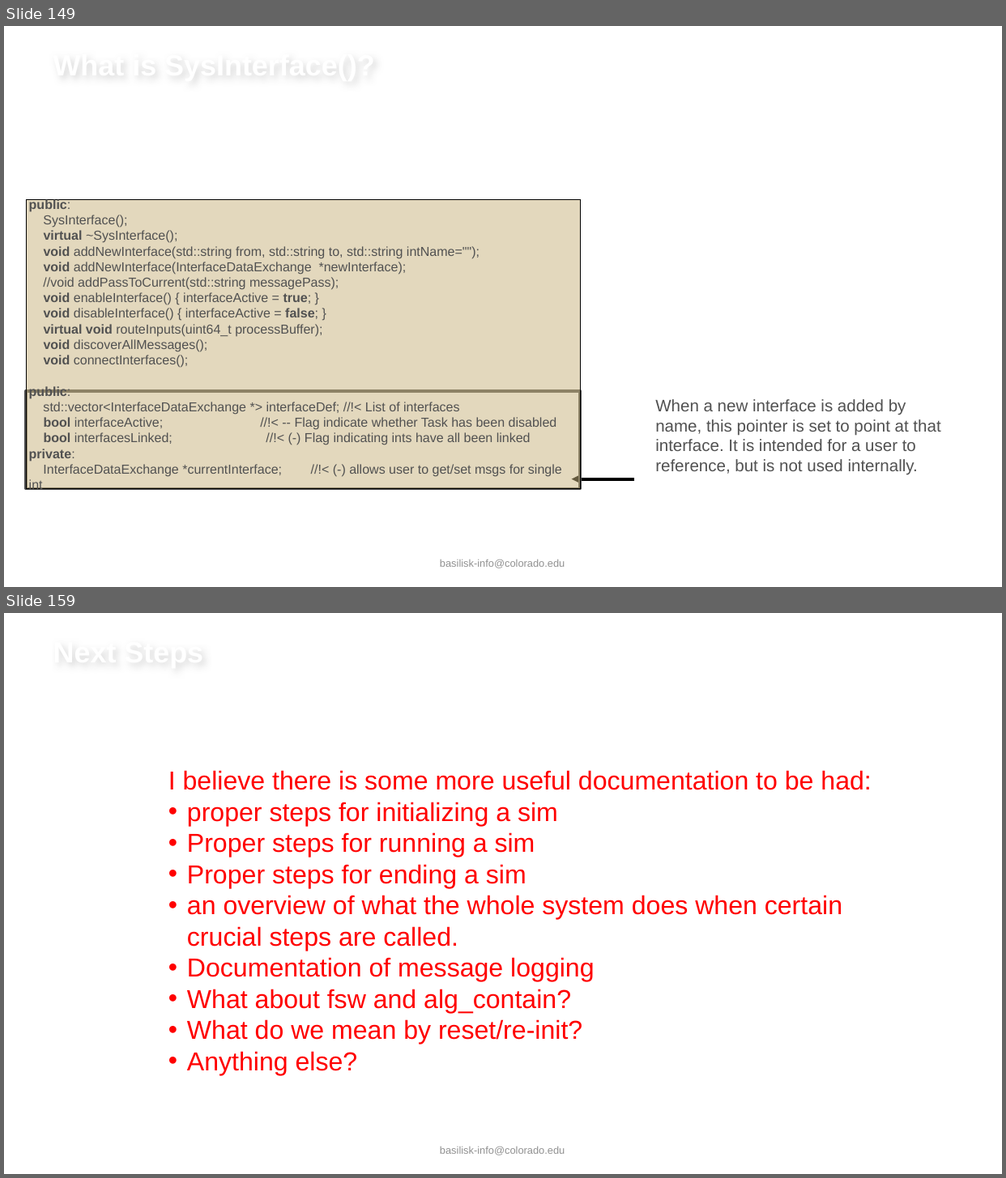
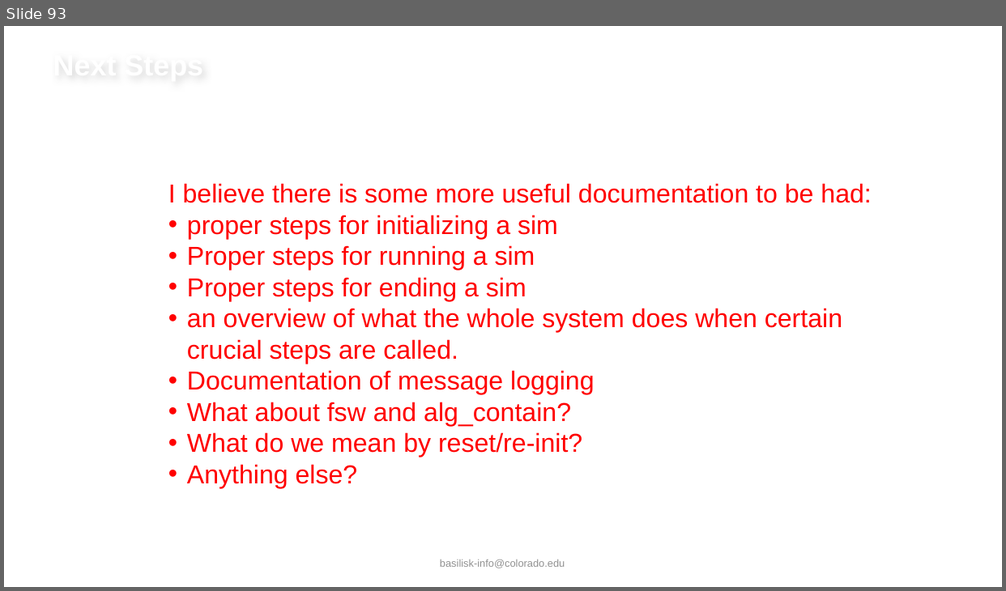
Before and after one commit to AVSLab/basilisk, a slide deck: docs/source/resources/UnderstandingBskArchitecture.pptx. Shown one above the other, each under a label of ours: slides 149 and 159 before the commit, slide 93 after it; the slides between them are not shown. The pictures are 1006x1178 and 1006x591 pixels, drawn with LibreOffice and Linux fonts; fonts in the diff are those of the drawing; background and template pictures are left out. Boxes give left, top, right and bottom in pixels: in the first picture for what was removed or moved away, otherwise in the second. Text is boxed around its words. In the diff, an @@ line names an element or a change of style, - is before the commit and + after.

```diff
--- a/docs/source/resources/UnderstandingBskArchitecture.pptx
+++ b/docs/source/resources/UnderstandingBskArchitecture.pptx
@@ slide 149 removed at (x1=4, y1=26, x2=1002, y2=587), background #FFFFFF; not listed: 1 template element that a slide beside it also shows @@
@@ title removed at (x1=50, y1=26, x2=844, y2=102) @@
-What is SysInterface()?
@@ rectangle removed at (x1=26, y1=200, x2=580, y2=489) @@
-public:
-SysInterface();
-virtual ~SysInterface();
-void addNewInterface(std::string from, std::string to, std::string intName="");
-void addNewInterface(InterfaceDataExchange *newInterface);
-//void addPassToCurrent(std::string messagePass);
-void enableInterface() { interfaceActive = true; }
-void disableInterface() { interfaceActive = false; }
-virtual void routeInputs(uint64_t processBuffer);
-void discoverAllMessages();
-void connectInterfaces();
-public:
-std::vector<InterfaceDataExchange *> interfaceDef; //!< List of interfaces
-bool interfaceActive; //!< -- Flag indicate whether Task has been disabled
-bool interfacesLinked; //!< (-) Flag indicating ints have all been linked
-private:
-InterfaceDataExchange *currentInterface; //!< (-) allows user to get/set msgs for single int
@@ rectangle removed at (x1=26, y1=391, x2=580, y2=489) @@
@@ text removed at (x1=655, y1=399, x2=940, y2=475) @@
-When a new interface is added by name, this pointer is set to point at that interface. It is intended for a user to reference, but is not used internally.
@@ arrow removed from (634, 479) to (572, 479) @@
@@ what was slide 159 is now slide 93 @@
```
Also in this commit, not shown: 84 slides changed, 65 other slides removed.
